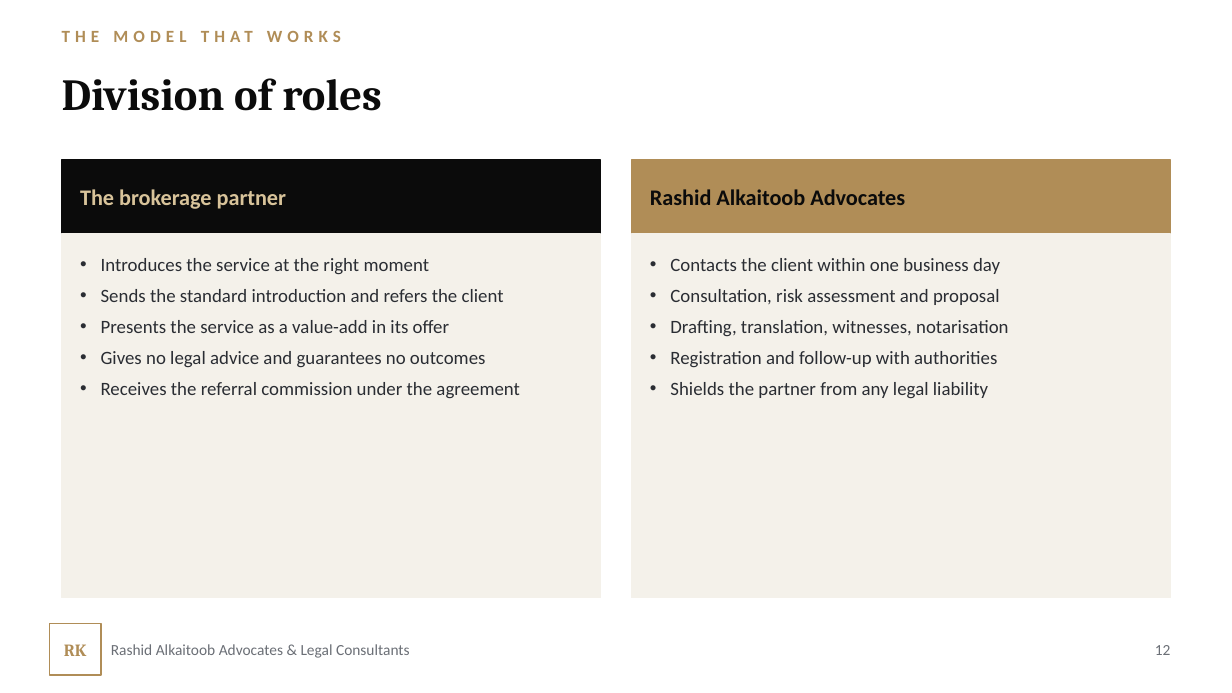
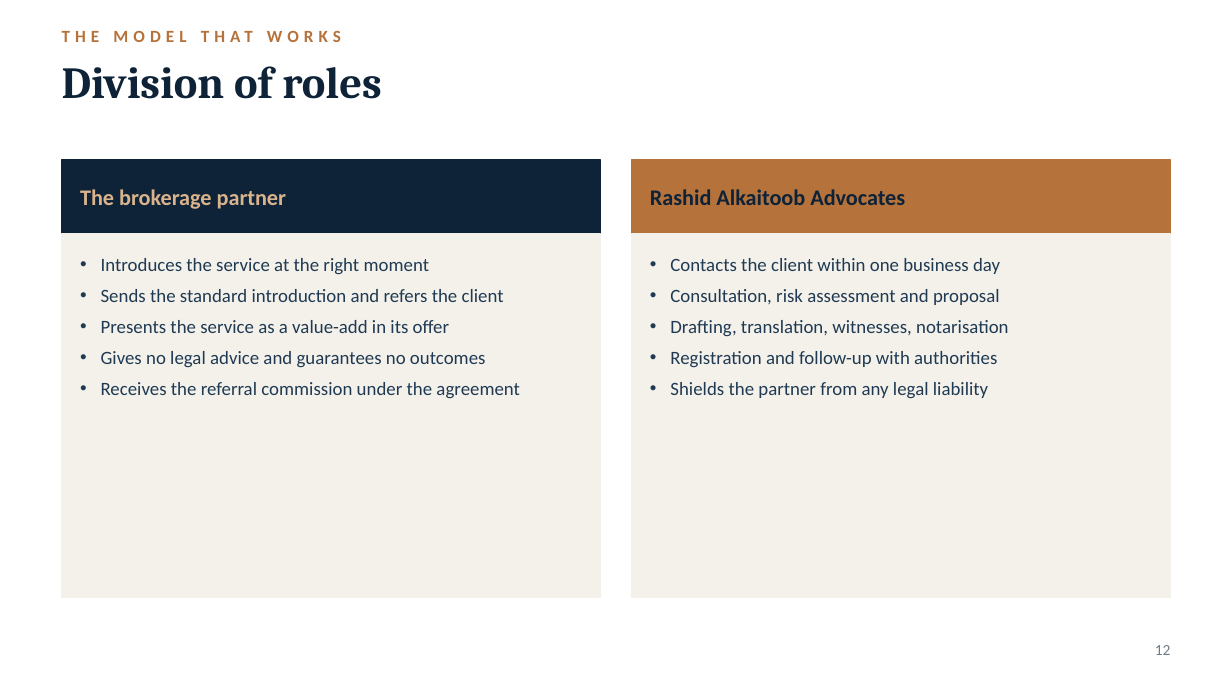
Before and after one commit to abdalmonemalmousa-prog/aa, a slide deck: slide 12 of presentations/03_Brokerage_Partner_Program_Detailed_EN.pptx. Drawn at 1232x693 pixels with LibreOffice and Linux fonts; fonts in the diff are those of the drawing; background and template pictures are left out. Boxes give left, top, right and bottom in pixels: in the first picture for what was removed or moved away, otherwise in the second. Text is boxed around its words. In the diff, an @@ line names an element or a change of style, - is before the commit and + after.

```diff
--- a/presentations/03_Brokerage_Partner_Program_Detailed_EN.pptx
+++ b/presentations/03_Brokerage_Partner_Program_Detailed_EN.pptx
@@ text "THE MODEL THAT WORKS" at [62, 20, 1170, 52]: text colour #B08D57 to #B5723B @@
@@ text "Division of roles": place and size @@
-text "Division of roles" at [62, 78, 382, 111]
+text "Division of roles" at [62, 66, 382, 99]
@@ text "Division of roles" at [62, 66, 382, 99]: text colour #0B0B0B to #0E2238; vertical alignment middle to top @@
@@ rectangle at [62, 160, 601, 234]: fill #0B0B0B to #0E2238; outline #0B0B0B 1 pt to #0E2238 1 pt @@
@@ text "The brokerage partner" at [80, 189, 286, 209]: text colour #D8C39A to #D9B38C @@
@@ rectangle at [631, 160, 1170, 234]: fill #B08D57 to #B5723B; outline #B08D57 1 pt to #B5723B 1 pt @@
@@ text "Rashid Alkaitoob Advocates" at [650, 189, 905, 205]: text colour #0B0B0B to #0E2238 @@
@@ rectangle at [62, 234, 601, 598]: fill #F4F1EA to #F4F1EB; outline #F4F1EA 1 pt to #F4F1EB 1 pt @@
@@ rectangle at [631, 234, 1170, 598]: fill #F4F1EA to #F4F1EB; outline #F4F1EA 1 pt to #F4F1EB 1 pt @@
@@ text "Introduces the service at the ..." at [101, 258, 520, 399]: text colour #2A2D33 to #1F3A52 @@
@@ text "Contacts the client within one ..." at [670, 258, 1008, 399]: text colour #2A2D33 to #1F3A52 @@
@@ rectangle removed at [49, 623, 101, 675] @@
@@ page number at [1155, 645, 1171, 655]: text colour #6B6F76 to #6E7B88 @@
@@ text removed at [64, 644, 87, 656] @@
-RK
@@ text removed at [111, 644, 410, 658] @@
-Rashid Alkaitoob Advocates & Legal Consultants
```
Also in this commit, not shown: 27 other slides changed, 25 other files.
